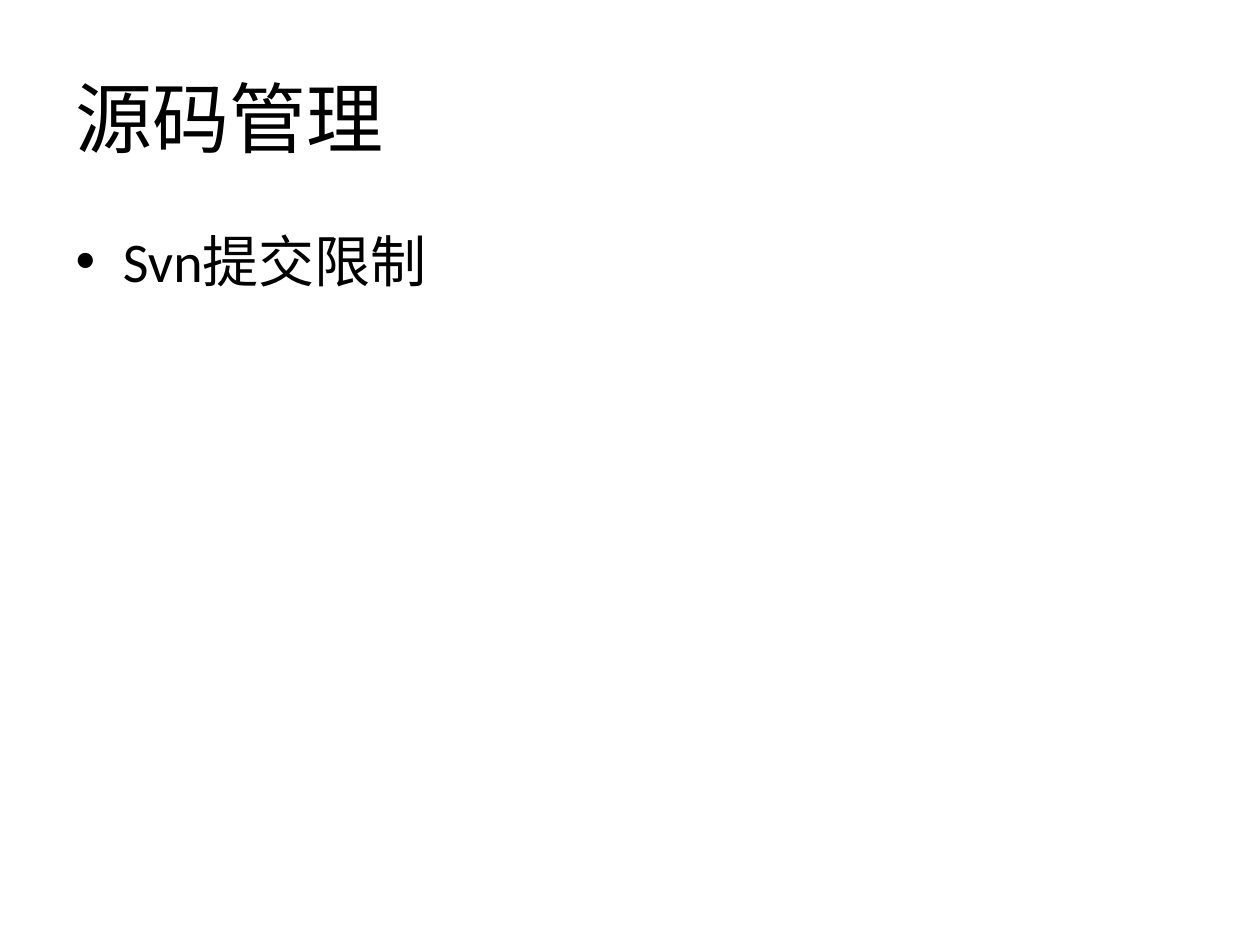
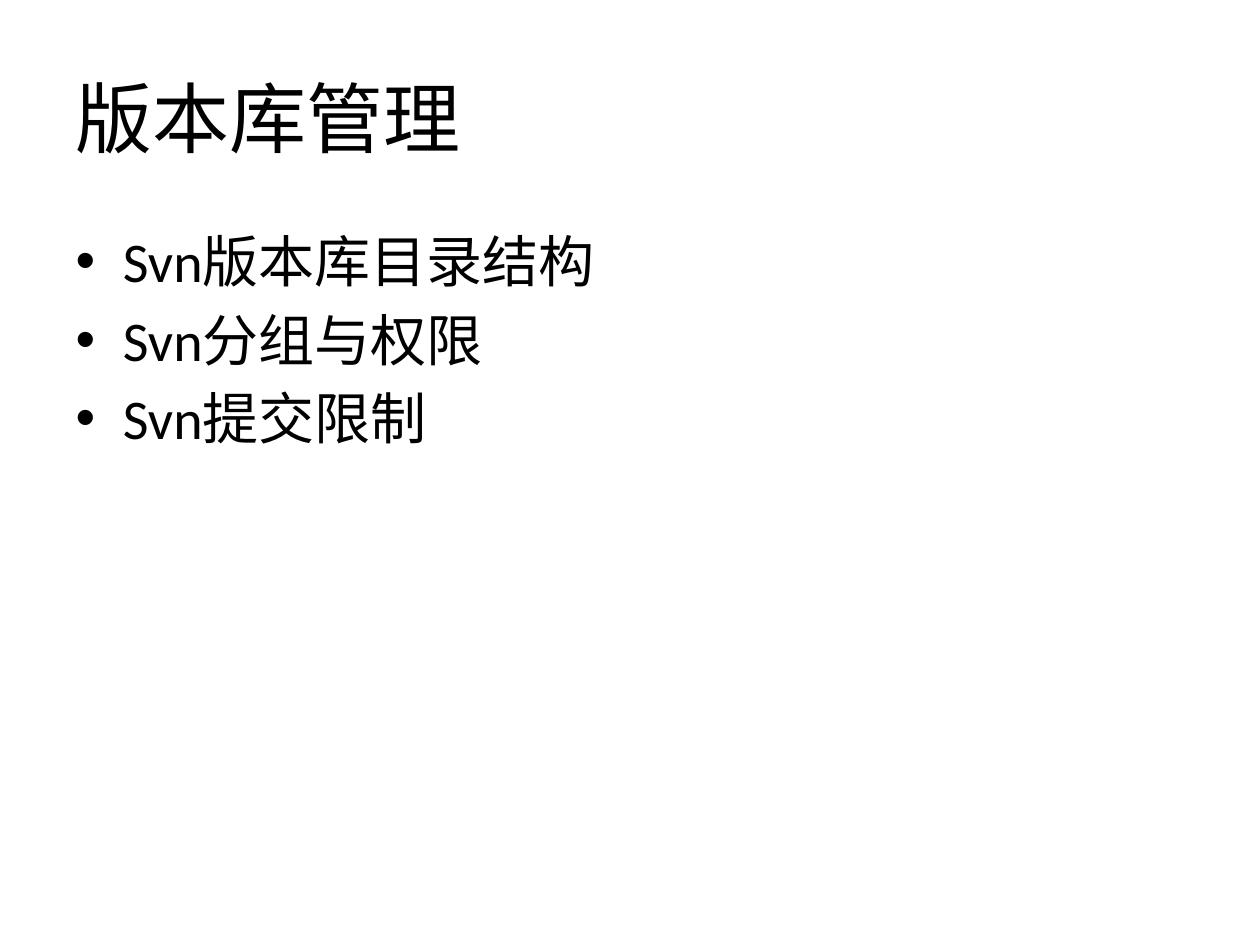
Before and after one commit to xianmomo/demo, a slide deck: slide 5 of 新员工入职指引/配置管理规范及要求.pptx (slide 4 before the commit). Drawn at 1260x945 pixels with LibreOffice and Linux fonts; fonts in the diff are those of the drawing. Boxes give left, top, right and bottom in pixels: in the first picture for what was removed or moved away, otherwise in the second. Text is boxed around its words. In the diff, an @@ line names an element or a change of style, - is before the commit and + after.

```diff
--- a/新员工入职指引/配置管理规范及要求.pptx
+++ b/新员工入职指引/配置管理规范及要求.pptx
@@ title at [76, 82, 461, 154]: text changed @@
-源码管理
+版本库管理
@@ text at [123, 235, 595, 366]: paragraphs added @@
+• Svn版本库目录结构
+• Svn分组与权限
```
Also in this commit, not shown: 3 other slides changed, 4 slides added, 1 slide removed, 2 other files.
